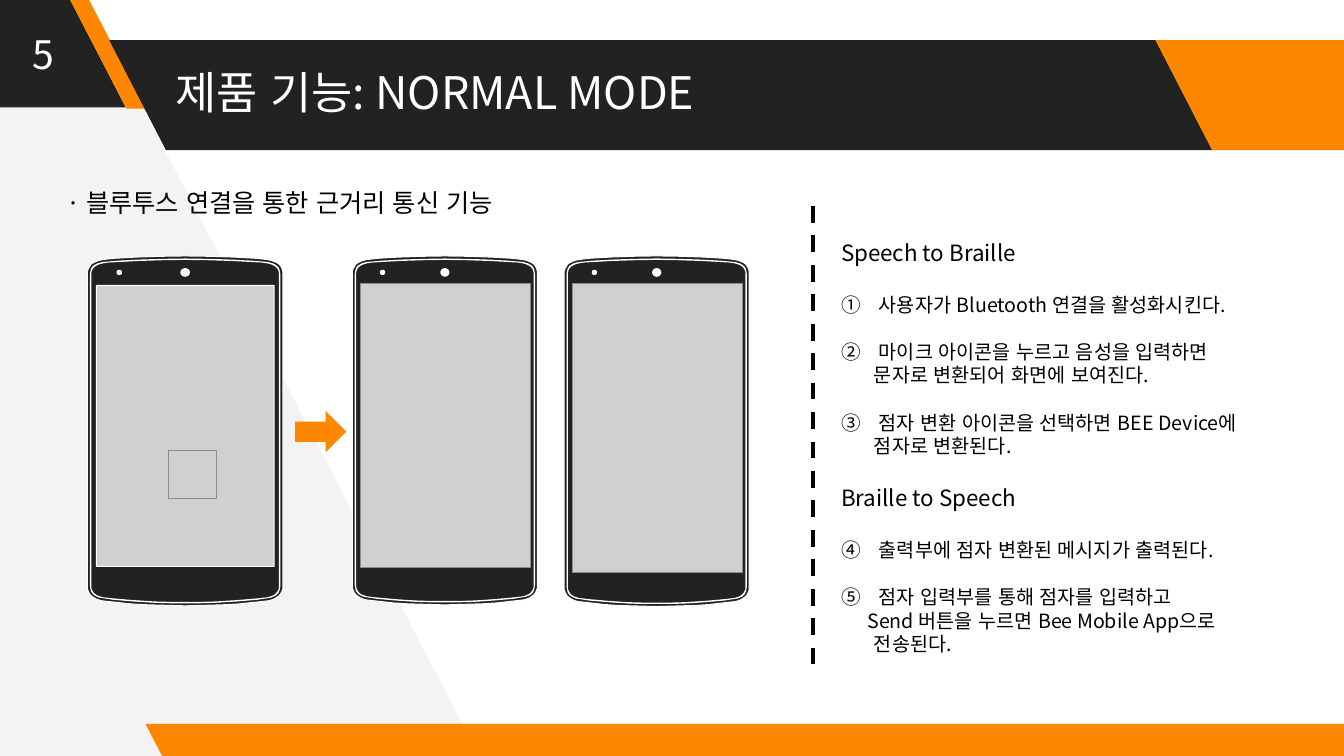
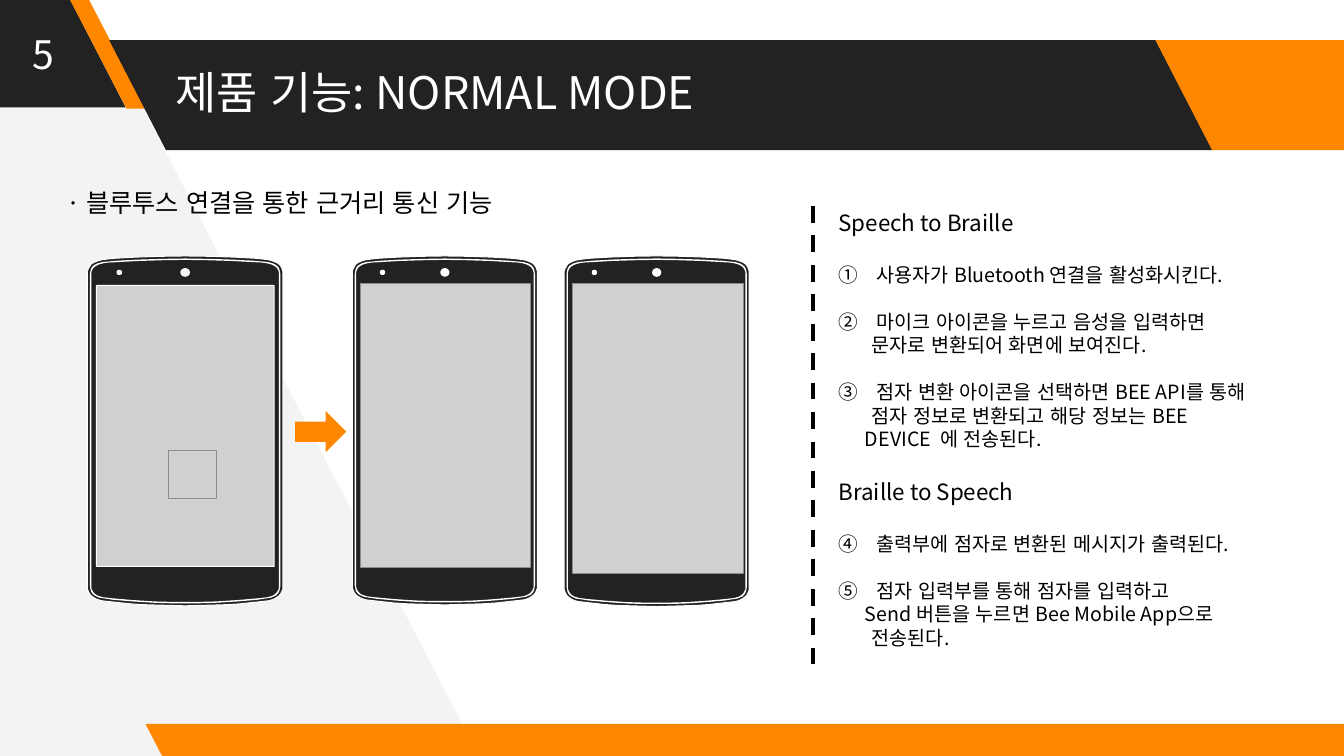
Before and after one commit to Huffon/2019_Capstone_bee, a slide deck: slide 5 of docs/8_Final Presentation Panel.pptx. Drawn at 1344x756 pixels with LibreOffice and Linux fonts; fonts in the diff are those of the drawing; grey boxes stand for pictures. Boxes give left, top, right and bottom in pixels: in the first picture for what was removed or moved away, otherwise in the second. Text is boxed around its words. In the diff, an @@ line names an element or a change of style, - is before the commit and + after.

```diff
--- a/docs/8_Final Presentation Panel.pptx
+++ b/docs/8_Final Presentation Panel.pptx
@@ text "Speech to Braille": place and size @@
-text "Speech to Braille" at <box>841,243,1237,653</box>
+text "Speech to Braille" at <box>839,213,1246,647</box>
@@ text at <box>865,382,1246,448</box>: text changed @@
-3. 점자 변환 아이콘을 선택하면 BEE Device에
-점자로 변환된다.
+3. 점자 변환 아이콘을 선택하면 BEE API를 통해
+점자 정보로 변환되고 해당 정보는 BEE
+DEVICE 에 전송된다.
@@ text at <box>876,534,1229,553</box>: text changed @@
-1. 출력부에 점자 변환된 메시지가 출력된다.
+1. 출력부에 점자로 변환된 메시지가 출력된다.
```
Also in this commit, not shown: 4 other slides changed.
